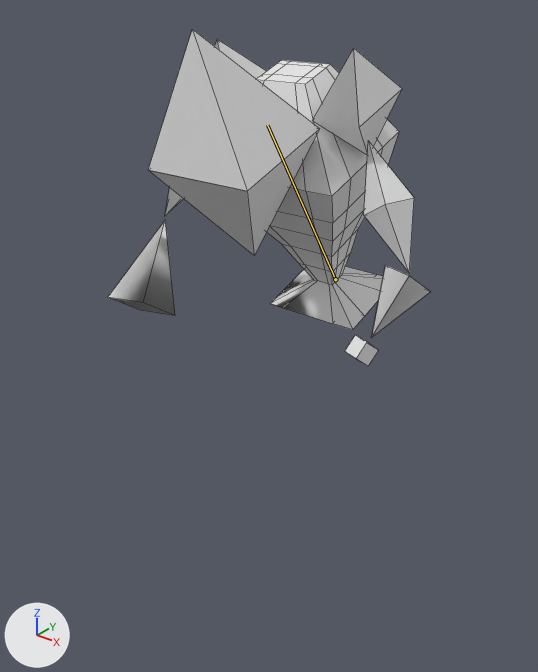
Before and after pictures for a commit that changed the FBX model Assets/Enemies/Fire/fire.fbx.
The view is the same before and after, from a 50 mm lens placed at (29.9, -44.8, 22.0), pointed at (-0.9, -6.3, -1.9). Arrows for +X, +Y and +Z are at lower left; the lights stay in place. Both versions are drawn at frame 1 of the action 'Armature|Spawn'; the numbers are the values there. The bones that change are drawn over the model as lines. Mesh edges are drawn as thin lines.

Names of what the first picture shows: 'Body', 'Fist Left', 'Lower Arm Left', 'Lower Arm Right', 'Lower Head', 'Shoulder Left', 'Shoulder Right', 'Upper Arm Left', 'Upper Arm Right', 'Upper Head'.
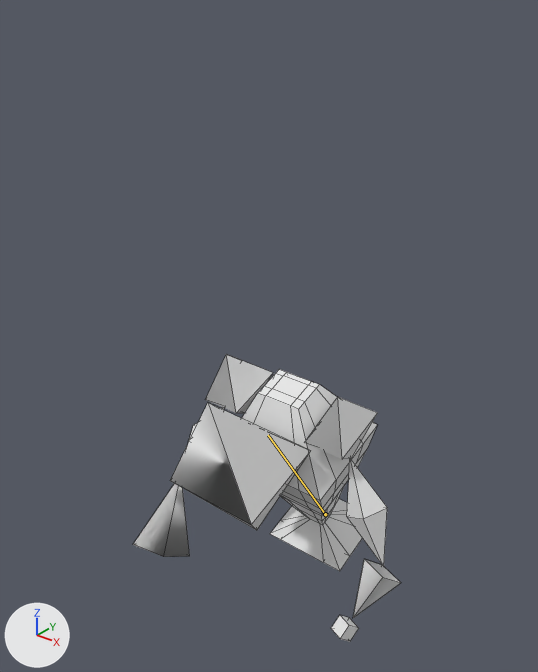
The change in detail:
Bone 'Body' (bone_body) moves from (0.0, 0.0, 0.0) to (0.0, -22.37, 5.4).

Where the change shows, as pixel boxes [x1, y1, x2, y2] in the pictures (538 x 672 px):
'Body', posed
    before: [256, 60, 399, 330]
    after: [242, 369, 377, 571]
'Upper Head', posed (18% narrower, 25% shorter)
    before: [148, 29, 320, 191]
    after: [170, 403, 310, 525]
'Shoulder Left', posed (19% narrower, 42% shorter)
    before: [312, 48, 402, 155]
    after: [305, 397, 378, 459]
'Lower Head', posed
    before: [149, 130, 319, 256]
    after: [176, 453, 309, 530]
'Upper Arm Left', posed (20% narrower, 17% shorter)
    before: [364, 141, 414, 272]
    after: [347, 459, 387, 567]
'Lower Arm Right', posed
    before: [108, 221, 175, 316]
    after: [133, 483, 190, 557]
'Lower Arm Left', posed (18% narrower, 18% shorter)
    before: [372, 265, 431, 337]
    after: [353, 559, 401, 618]
'Shoulder Right', posed
    before: [215, 39, 266, 78]
    after: [205, 354, 273, 413]
'Fist Left', posed (17% narrower, 12% shorter)
    before: [345, 335, 379, 366]
    after: [331, 615, 359, 642]
'Upper Arm Right', posed
    before: [165, 188, 183, 216]
    after: [188, 407, 225, 443]
bone 'Body', root to tip
    before: (335, 279) to (267, 125)
    after: (325, 514) to (268, 435)
